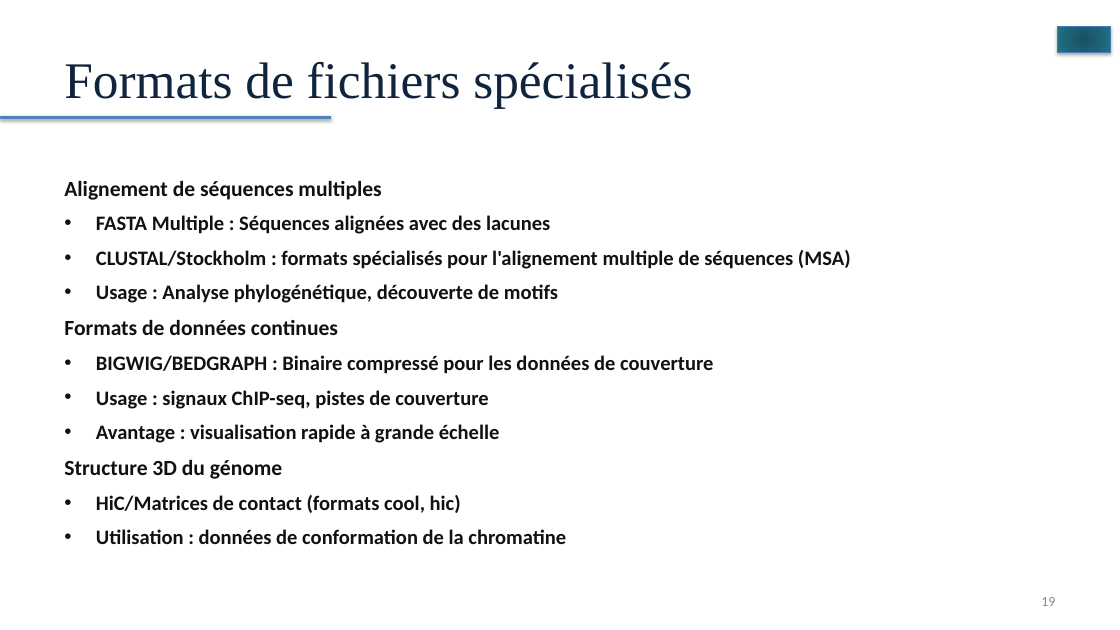
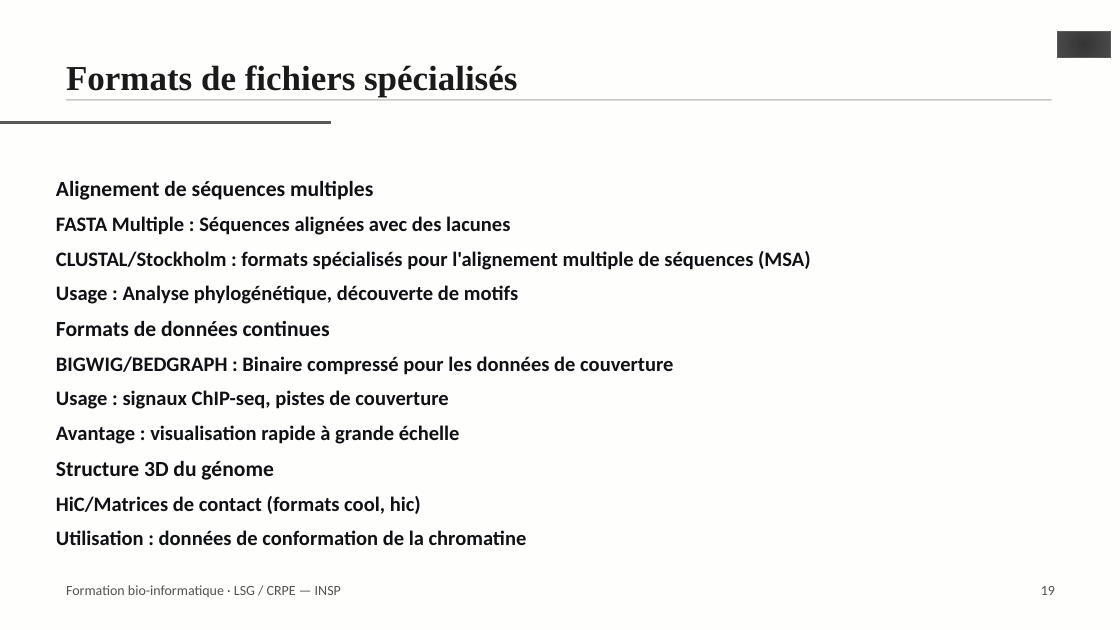
Before and after one commit to Hadji-gid/formation-bioinfo-sgq, a slide deck: slide 19 of diapositives/00_workflow_bioinformatique.pptx. Drawn at 1120x630 pixels with LibreOffice and Linux fonts; fonts in the diff are those of the drawing. Boxes give left, top, right and bottom in pixels: in the first picture for what was removed or moved away, otherwise in the second. Text is boxed around its words. In the diff, an @@ line names an element or a change of style, - is before the commit and + after.

Commit message:
diapositives: reporter le module 0 sur le gabarit commun
Les 27 planches sont reconstruites dans ressources/gabarit.pptx, et non
plus dans le masque d'origine : mêmes dispositions, même page de titre au
logo INSP, même filet gris sous le titre, même bas de page numéroté que
les modules 1 à 5. Les 34 images — organigrammes, captures de terminal,
exemples de formats — sont reportées à leur position, décalées vers le bas
lorsqu'elles passaient sous le filet.

```diff
--- a/diapositives/00_workflow_bioinformatique.pptx
+++ b/diapositives/00_workflow_bioinformatique.pptx
@@ background #FFFFFF to #FEFEFD @@
@@ math minus resized from (x1=1049, y1=0, x2=1120, y2=93) to (x1=1049, y1=0, x2=1120, y2=98) @@
@@ math minus at (x1=1049, y1=0, x2=1120, y2=98): fill gradient #185261 to #23748A to #298AA3 to gradient #363636 to #4D4D4D to #5C5C5C; outline #4B7EBC 0.75 pt to #595959 0.5 pt; shadow off @@
@@ title "Formats de fichiers spécialisés" at (x1=66, y1=65, x2=517, y2=98): size 44 to 30 pt, text colour #0F243E to #1A1A1A, bold on; line spacing 1 to 1.15; vertical alignment middle to top @@
@@ rectangle added at (x1=66, y1=99, x2=1052, y2=101), fill #C8C8C8 @@
@@ line moved from (0, 118) - (332, 118) to (0, 123) - (332, 123) @@
@@ line (0, 123) - (332, 123): stroke #4F81BD 3 pt to #595959 3 pt @@
@@ text at (x1=56, y1=216, x2=811, y2=545): bullet • to none @@
@@ text added at (x1=66, y1=585, x2=341, y2=597), 12 pt, text #535353 @@
+Formation bio-informatique · LSG / CRPE — INSP
@@ text "19" moved from (x1=1041, y1=597, x2=1055, y2=606) to (x1=1041, y1=586, x2=1055, y2=595) @@
@@ text "19" at (x1=1041, y1=586, x2=1055, y2=595): text colour #8C8C8C to #535353; line spacing 1 to 1.15; vertical alignment middle to top @@
```
Also in this commit, not shown: 25 other slides changed, 1 slide added, 1 slide removed, 1 other file.
